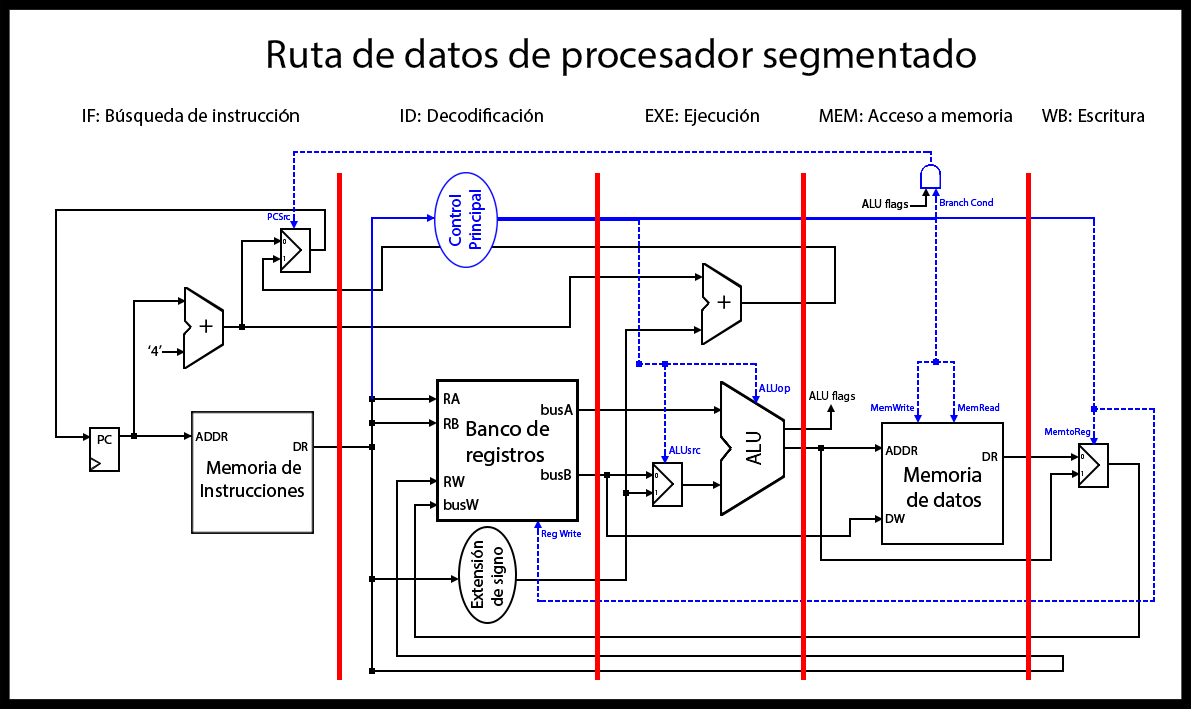
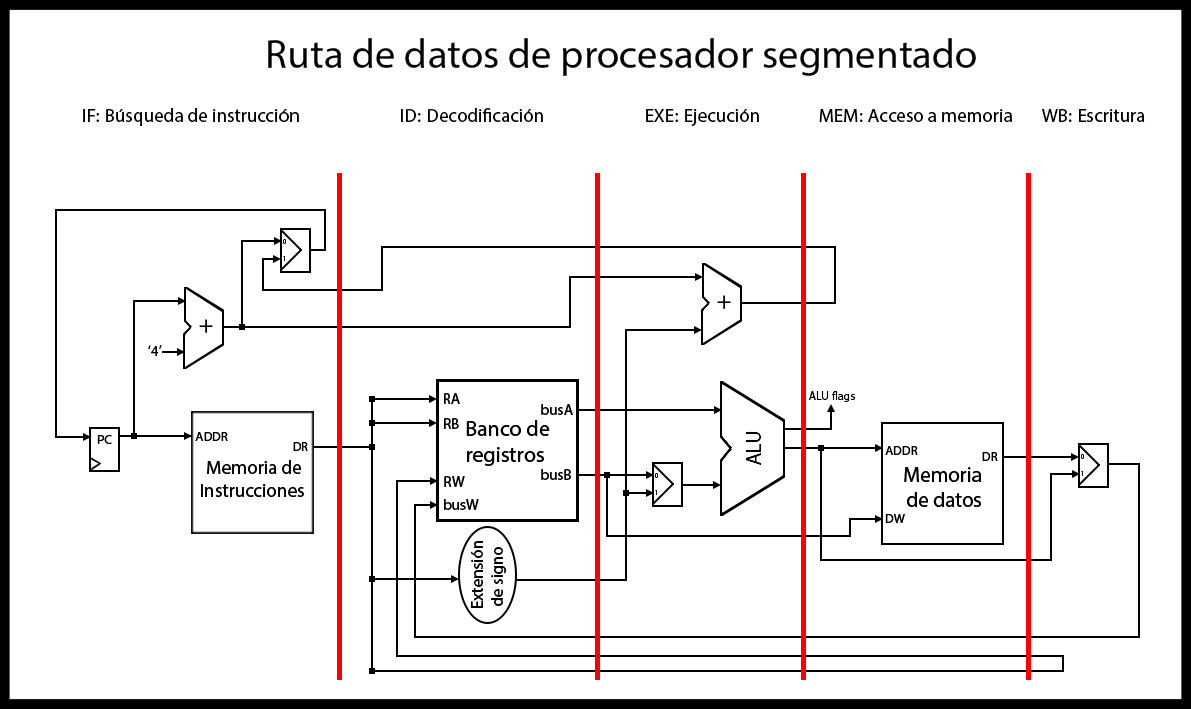
Revision of a layered w=1191, h=709 image; what changed, layer by layer:
hid group "Ruta de Control" (4 layers) over [left=267, top=151, right=1155, bottom=602]
